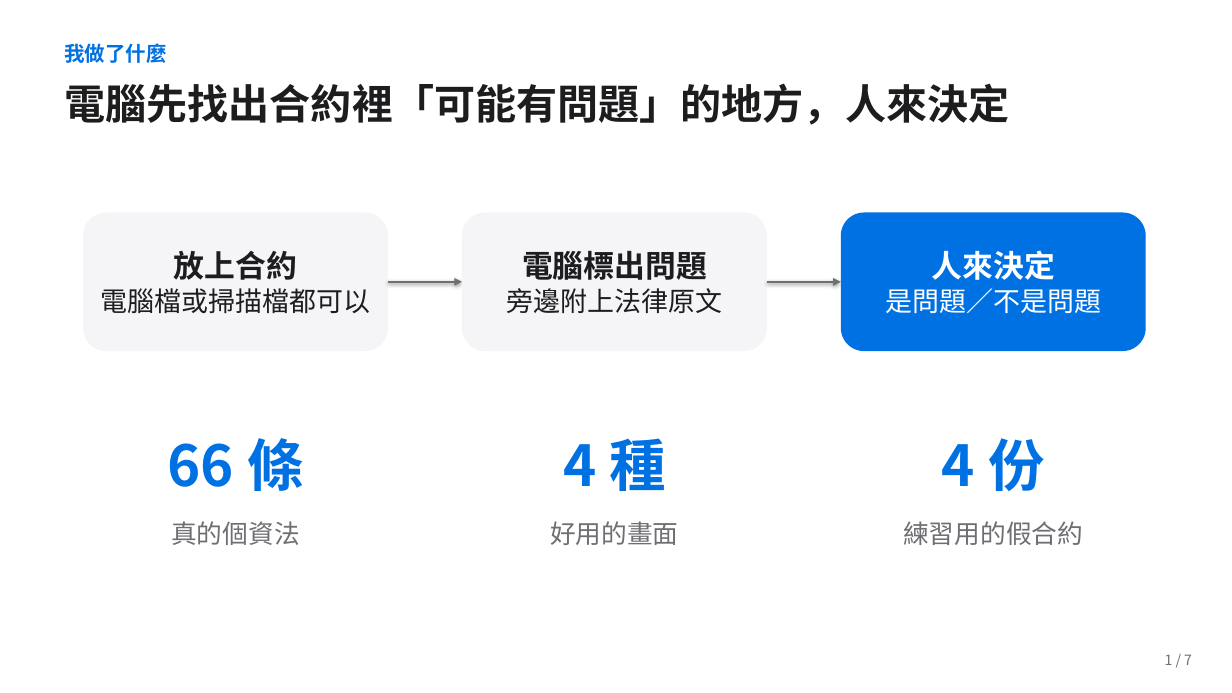
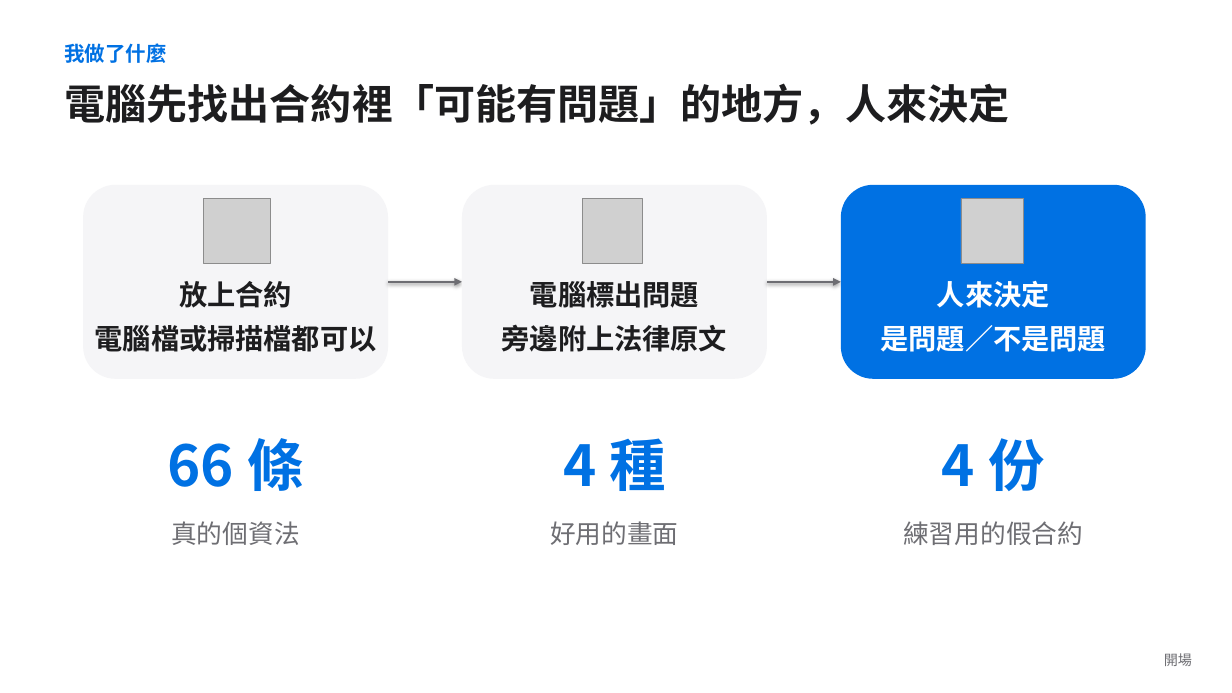
Before and after one commit to jaylooloomi/contract-check, a slide deck: slide 3 of docs/deck/合約外規檢查_簡報.pptx. Drawn at 1232x693 pixels with LibreOffice and Linux fonts; fonts in the diff are those of the drawing; grey boxes stand for pictures. Boxes give left, top, right and bottom in pixels: in the first picture for what was removed or moved away, otherwise in the second. Text is boxed around its words. In the diff, an @@ line names an element or a change of style, - is before the commit and + after.

```diff
--- a/docs/deck/合約外規檢查_簡報.pptx
+++ b/docs/deck/合約外規檢查_簡報.pptx
@@ rounded rectangle added at bbox=[83, 185, 388, 379], fill #F5F5F7 @@
@@ picture added at bbox=[203, 199, 271, 263] @@
@@ rounded rectangle added at bbox=[462, 185, 767, 379], fill #F5F5F7 @@
@@ picture added at bbox=[582, 199, 643, 263] @@
@@ rounded rectangle added at bbox=[841, 185, 1146, 379], fill #0071E3 @@
@@ picture added at bbox=[961, 199, 1024, 263] @@
@@ text "放上合約": place and size @@
-text "放上合約" at bbox=[83, 213, 388, 351]
+text "放上合約" at bbox=[95, 281, 377, 352]
@@ text "放上合約" at bbox=[95, 281, 377, 352]: size 24 to 22 pt in "放上合約"; size 21 to 22 pt, bold on in "電腦檔或掃描檔都可以"; more space between paragraphs; vertical alignment middle to top; fill #F5F5F7 to none @@
@@ text "電腦標出問題": place and size @@
-text "電腦標出問題" at bbox=[462, 213, 767, 351]
+text "電腦標出問題" at bbox=[502, 281, 727, 352]
@@ text "電腦標出問題" at bbox=[502, 281, 727, 352]: size 24 to 22 pt in "電腦標出問題"; size 21 to 22 pt, bold on in "旁邊附上法律原文"; more space between paragraphs; vertical alignment middle to top; fill #F5F5F7 to none @@
@@ text "人來決定": place and size @@
-text "人來決定" at bbox=[841, 213, 1146, 351]
+text "人來決定" at bbox=[881, 281, 1106, 352]
@@ text "人來決定" at bbox=[881, 281, 1106, 352]: size 24 to 22 pt in "人來決定"; size 21 to 22 pt, bold on in "是問題／不是問題"; more space between paragraphs; vertical alignment middle to top; fill #0071E3 to none @@
@@ text at bbox=[1164, 653, 1192, 666]: text changed @@
-1 / 7
+開場
```
Also in this commit, not shown: 8 other slides changed, 4 slides added, 1 slide removed, 20 other files.
